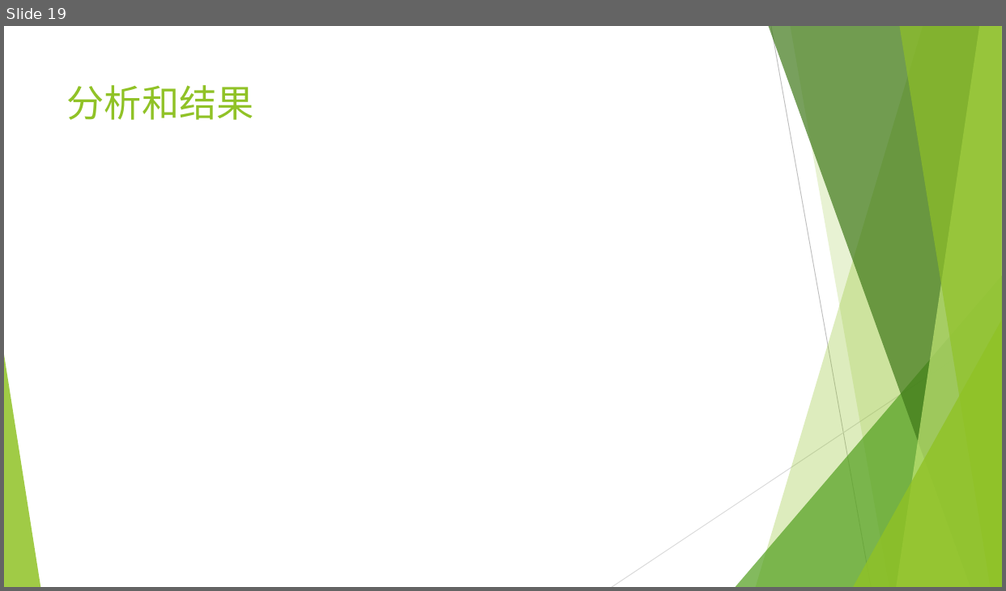
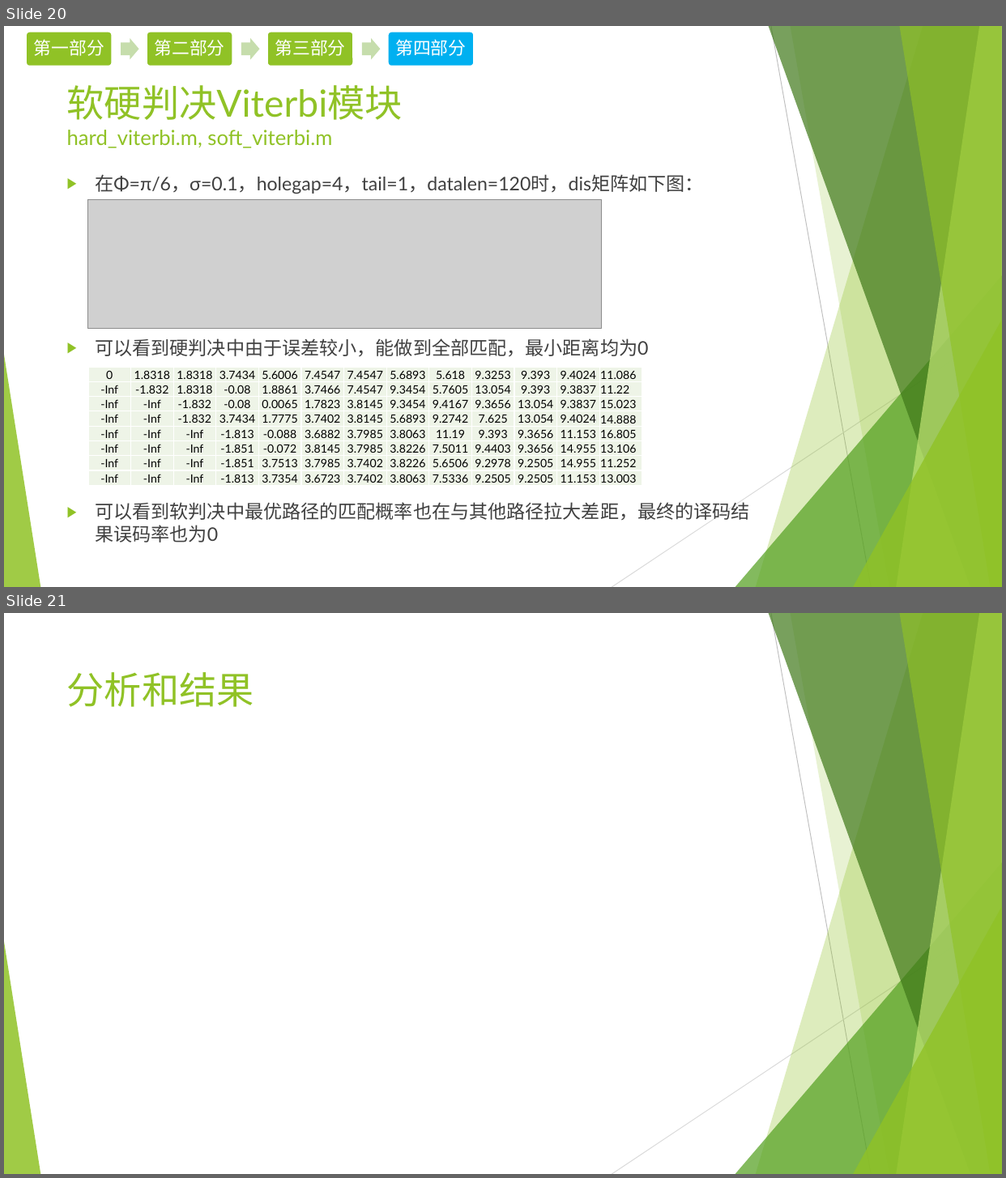
Before and after one commit to EECodingPresentation/project1, a slide deck: v1.pptx. Shown one above the other, each under a label of ours: slide 19 before the commit, slides 20 and 21 after it. The pictures are 1006x591 and 1006x1178 pixels, drawn with LibreOffice and Linux fonts; fonts in the diff are those of the drawing; grey boxes stand for pictures. Boxes give left, top, right and bottom in pixels: in the first picture for what was removed or moved away, otherwise in the second. Text is boxed around its words. In the diff, an @@ line names an element or a change of style, - is before the commit and + after.

```diff
--- a/v1.pptx
+++ b/v1.pptx
@@ slide 20 added at [4, 26, 1002, 587], background #FFFFFF; not listed: 10 template elements that a slide beside it also shows @@
@@ group added at [26, 31, 474, 66]: 4 rounded rectangles, 4 texts, 3 right arrows @@
+第一部分
+第二部分
+第三部分
+第四部分
@@ text added at [67, 85, 403, 148], 20 pt, text #90C226 @@
+软硬判决Viterbi模块
+hard_viterbi.m, soft_viterbi.m
@@ text added at [95, 174, 749, 543], 18 pt, text #404040 @@
+▶ 在Φ=π/6，σ=0.1，holegap=4，tail=1，datalen=120时，dis矩阵如下图：
+▶ 可以看到硬判决中由于误差较小，能做到全部匹配，最小距离均为0
+▶ 可以看到软判决中最优路径的匹配概率也在与其他路径拉大差距，最终的译码结果误码率也为0
@@ picture added at [88, 199, 602, 328] @@
@@ table added at [88, 367, 643, 486], 8 rows, 13 columns @@
+0 | 1.8318 | 1.8318 | 3.7434 | 5.6006 | 7.4547 | 7.4547 | 5.6893 | 5.618 | 9.3253 | 9.393 | 9.4024 | 11.086
+-Inf | -1.832 | 1.8318 | -0.08 | 1.8861 | 3.7466 | 7.4547 | 9.3454 | 5.7605 | 13.054 | 9.393 | 9.3837 | 11.22
+-Inf | -Inf | -1.832 | -0.08 | 0.0065 | 1.7823 | 3.8145 | 9.3454 | 9.4167 | 9.3656 | 13.054 | 9.3837 | 15.023
+-Inf | -Inf | -1.832 | 3.7434 | 1.7775 | 3.7402 | 3.8145 | 5.6893 | 9.2742 | 7.625 | 13.054 | 9.4024 | 14.888
+-Inf | -Inf | -Inf | -1.813 | -0.088 | 3.6882 | 3.7985 | 3.8063 | 11.19 | 9.393 | 9.3656 | 11.153 | 16.805
+-Inf | -Inf | -Inf | -1.851 | -0.072 | 3.8145 | 3.7985 | 3.8226 | 7.5011 | 9.4403 | 9.3656 | 14.955 | 13.106
+-Inf | -Inf | -Inf | -1.851 | 3.7513 | 3.7985 | 3.7402 | 3.8226 | 5.6506 | 9.2978 | 9.2505 | 14.955 | 11.252
+-Inf | -Inf | -Inf | -1.813 | 3.7354 | 3.6723 | 3.7402 | 3.8063 | 7.5336 | 9.2505 | 9.2505 | 11.153 | 13.003
@@ what was slide 19 is now slide 21 @@
```
Also in this commit, not shown: 1 slide changed, 1 other slide added, 2 other files.
